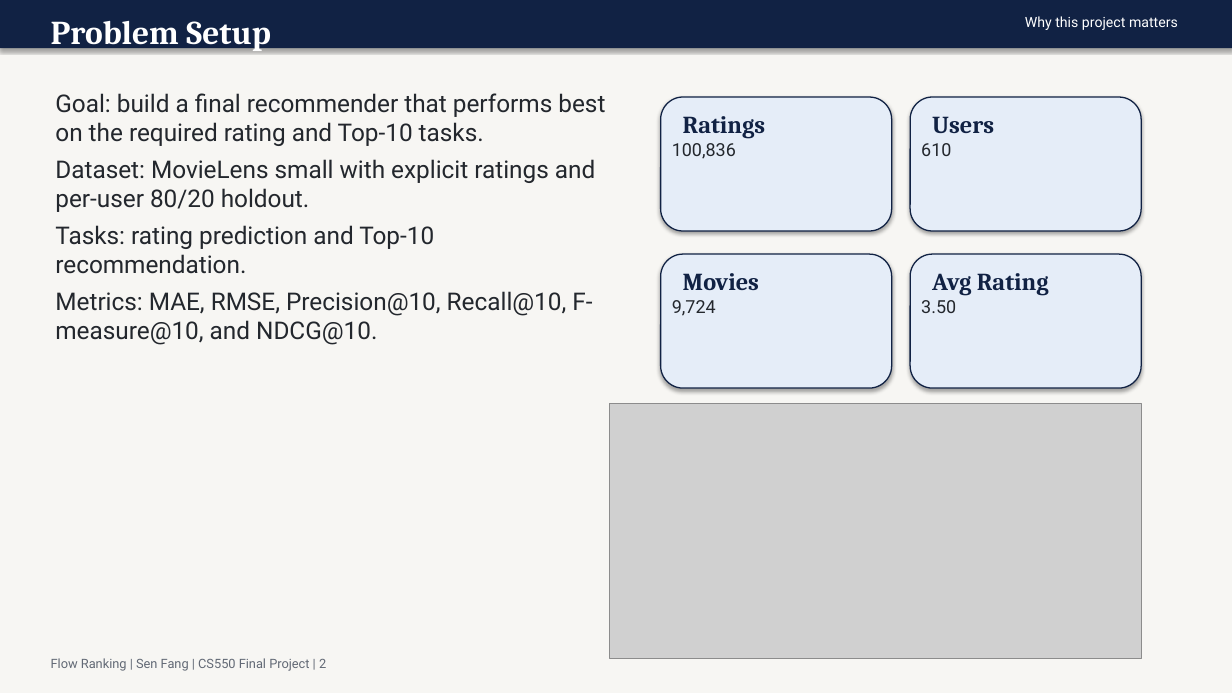
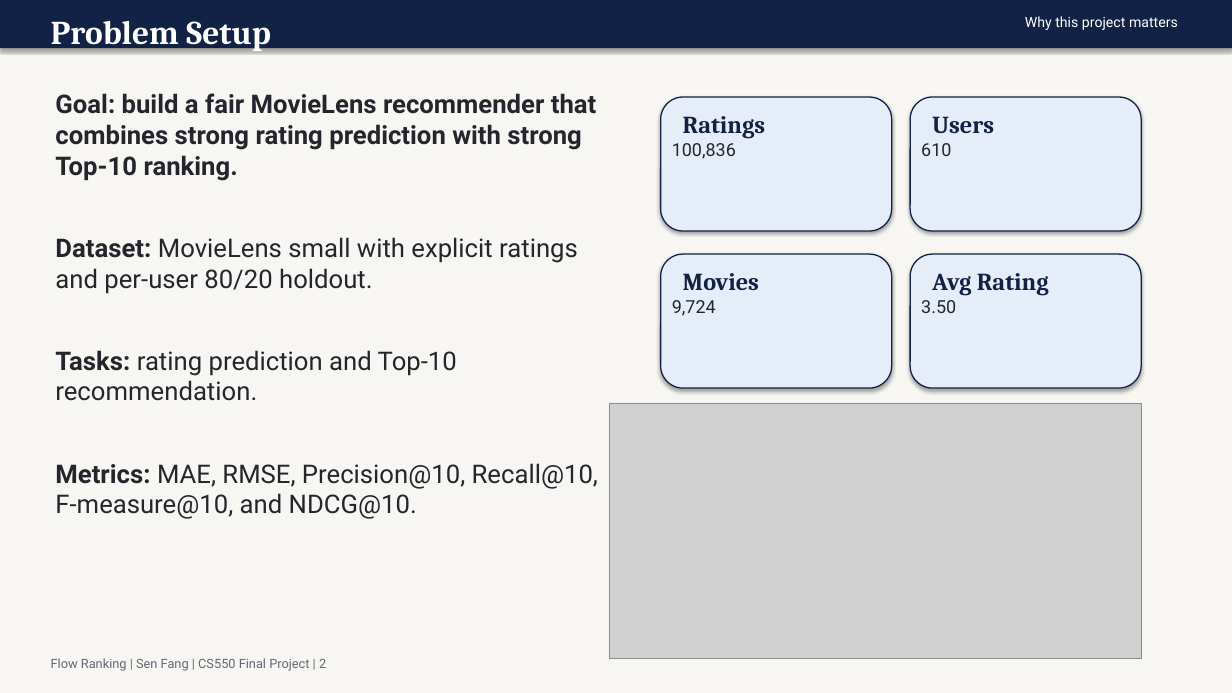
Before and after one commit to FangSen9000/FlowRanking, a slide deck: slide 2 of assets/flow_ranking_slides.pptx. Drawn at 1232x693 pixels with LibreOffice and Linux fonts; fonts in the diff are those of the drawing; grey boxes stand for pictures. Boxes give left, top, right and bottom in pixels: in the first picture for what was removed or moved away, otherwise in the second. Text is boxed around its words. In the diff, an @@ line names an element or a change of style, - is before the commit and + after.

```diff
--- a/assets/flow_ranking_slides.pptx
+++ b/assets/flow_ranking_slides.pptx
@@ text at (x1=55, y1=93, x2=596, y2=181): text changed; size 19 to 20 pt; bold on @@
-Goal: build a final recommender that performs best on the required rating and Top-10 tasks.
+Goal: build a fair MovieLens recommender that combines strong rating prediction with strong Top-10 ranking.
@@ text at (x1=55, y1=237, x2=598, y2=519): size 19 to 20 pt in "Dataset: MovieLens small with explicit ratings and ...", "Tasks: rating prediction and Top-10 recommendation.", "Metrics: MAE, RMSE, Precision@10, Recall@10, F-measure@10, a ..."; bold on in "Dataset:", "Tasks:", "Metrics:"; more space between paragraphs @@
```
Also in this commit, not shown: 6 other slides changed, 2 other files.
